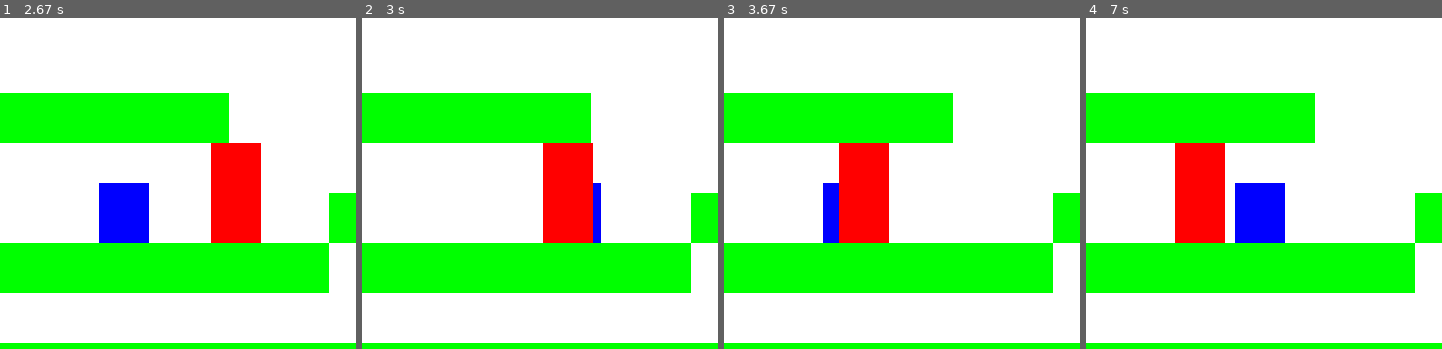
Above: before the commit, frames 1-4 (left to right).
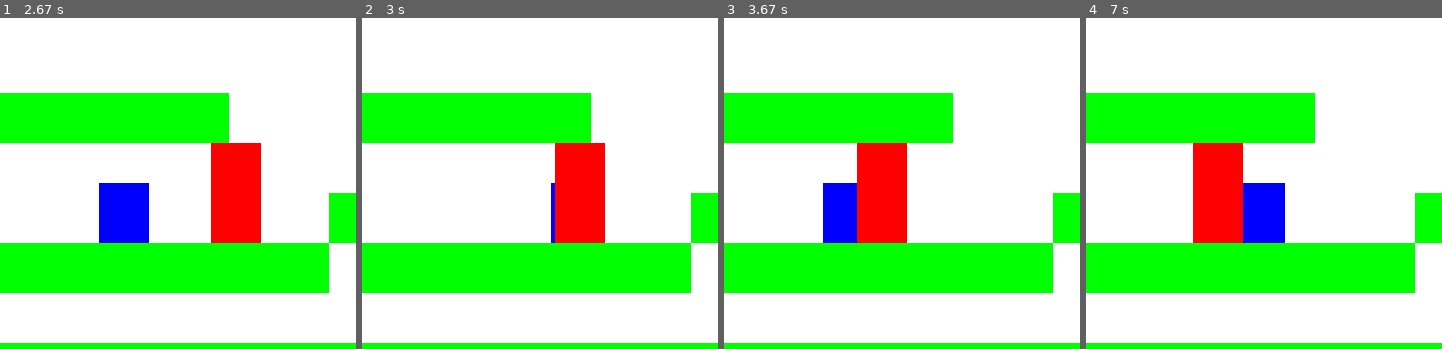
Above: after the commit, the same moments.

Repository: moses0315/PygameFunctions
Game: pygame game, started from 플랫포머_날아다니는적.py
Same seed, same stepped clock (60 frames per second), same inputs: the game is played once before the commit and once after it.
Inputs:
- Up to frame 1 (2.67 s): hold Right 0.33-0.8 s; hold Right 0.83-1.3 s; hold Left 1.33-1.87 s; hold Left 1.9-2.3 s; hold Right from 2.33 s (still down)
- Up to frame 2 (3 s): release Right at 2.97 s
- Up to frame 3 (3.67 s): hold Left 3-3.47 s; hold Right from 3.5 s (still down)
- Up to frame 4 (7 s): release Right at 3.97 s; hold Right 4-4.47 s; hold Left 4.5-5.03 s; hold Left 5.07-5.47 s; hold Right 5.5-6.13 s; hold Left 6.17-6.63 s; hold Right from 6.67 s (still down)
The pictures show only the part of the screen within x 4-54%, y 50-100%; the shares and areas given below are measured in that part.

Frame 1 is identical in both runs. In frame 2, 2.0% of the frame differs, in the area x 50-69%, y 37-68%; in frame 3, 3.1%, in the area x 32-52%, y 37-68%; in frame 4, 3.1%.

Commit message:
플랫포머_날아다니는적, 타일맵에디터 완성

Diff:
--- /dev/null
+++ b/타일맵에디터_#.py
@@ -0,0 +1,74 @@
+import pygame
+import tkinter as tk
+from tkinter import simpledialog
+
+# 초기화
+pygame.init()
+screen = pygame.display.set_mode((640, 480))
+clock = pygame.time.Clock()
+
+# 타일맵 크기 및 타일 크기
+TILE_SIZE = 32
+MAP_WIDTH, MAP_HEIGHT = 20, 15
+
+# 타일맵 초기화
+tile_map = [['.' for _ in range(MAP_WIDTH)] for _ in range(MAP_HEIGHT)]
+
+# 타일 이미지 로드
+wall_image = pygame.Surface((TILE_SIZE, TILE_SIZE))
+wall_image.fill((255, 0, 0))  # 빨간색 벽 타일
+floor_image = pygame.Surface((TILE_SIZE, TILE_SIZE))
+floor_image.fill((0, 255, 0))  # 초록색 바닥 타일
+
+def draw_tilemap(screen, tile_map):
+    for y, row in enumerate(tile_map):
+        for x, tile in enumerate(row):
+            if tile == '#':
+                screen.blit(wall_image, (x * TILE_SIZE, y * TILE_SIZE))
+            elif tile == '.':
+                screen.blit(floor_image, (x * TILE_SIZE, y * TILE_SIZE))
+
+def save_tilemap(tile_map):
+    root = tk.Tk()
+    root.withdraw()
+    file_path = simpledialog.askstring("Save Tilemap", "Enter file name:")
+    if file_path:
+        with open(file_path + ".txt", "w") as file:
+            file.write("[\n")
+            for row in tile_map:
+                file.write("    " + str(row) + ",\n")
+            file.write("]\n")
+    root.destroy()
+
+# 드래그 상태 변수
+dragging = False
+current_tile = '.'
+
+# 메인 루프
+running = True
+while running:
+    for event in pygame.event.get():
+        if event.type == pygame.QUIT:
+            running = False
+        elif event.type == pygame.MOUSEBUTTONDOWN:
+            dragging = True
+            x, y = event.pos
+            grid_x, grid_y = x // TILE_SIZE, y // TILE_SIZE
+            current_tile = '#' if tile_map[grid_y][grid_x] == '.' else '.'
+            tile_map[grid_y][grid_x] = current_tile
+        elif event.type == pygame.MOUSEBUTTONUP:
+            dragging = False
+        elif event.type == pygame.MOUSEMOTION and dragging:
+            x, y = event.pos
+            grid_x, grid_y = x // TILE_SIZE, y // TILE_SIZE
+            tile_map[grid_y][grid_x] = current_tile
+        elif event.type == pygame.KEYDOWN:
+            if event.key == pygame.K_s:
+                save_tilemap(tile_map)
+
+    screen.fill((0, 0, 0))
+    draw_tilemap(screen, tile_map)
+    pygame.display.flip()
+    clock.tick(60)
+
+pygame.quit()
--- a/타일맵에디터.py
+++ b/타일맵에디터_숫자.py
@@ -34,9 +34,15 @@
     file_path = simpledialog.askstring("Save Tilemap", "Enter file name:")
     if file_path:
         with open(file_path + ".txt", "w") as file:
+            file.write("[\n")
             for row in tile_map:
-                file.write("".join(map(str, row)) + "\n")
+                file.write("    " + str(row) + ",\n")
+            file.write("]\n")
     root.destroy()
+
+# 드래그 상태 변수
+dragging = False
+current_tile = 0
 
 # 메인 루프
 running = True
@@ -45,9 +51,17 @@
         if event.type == pygame.QUIT:
             running = False
         elif event.type == pygame.MOUSEBUTTONDOWN:
+            dragging = True
             x, y = event.pos
             grid_x, grid_y = x // TILE_SIZE, y // TILE_SIZE
-            tile_map[grid_y][grid_x] = 1 if tile_map[grid_y][grid_x] == 0 else 0
+            current_tile = 1 if tile_map[grid_y][grid_x] == 0 else 0
+            tile_map[grid_y][grid_x] = current_tile
+        elif event.type == pygame.MOUSEBUTTONUP:
+            dragging = False
+        elif event.type == pygame.MOUSEMOTION and dragging:
+            x, y = event.pos
+            grid_x, grid_y = x // TILE_SIZE, y // TILE_SIZE
+            tile_map[grid_y][grid_x] = current_tile
         elif event.type == pygame.KEYDOWN:
             if event.key == pygame.K_s:
                 save_tilemap(tile_map)
--- a/플랫포머_날아다니는적.py
+++ b/플랫포머_날아다니는적.py
@@ -21,6 +21,9 @@
 # FPS 설정
 clock = pygame.time.Clock()
 FPS = 60
+
+# 적과 플레이어 사이의 최소 거리 설정
+MIN_DISTANCE_TO_PLAYER = TILE_SIZE
 
 class TileMap:
     def __init__(self, tile_size, tile_map):
@@ -112,30 +115,36 @@
     def move(self, player):
         start = (int(self.rect.x // TILE_SIZE), int(self.rect.y // TILE_SIZE))
         goal = (int(player.rect.x // TILE_SIZE), int(player.rect.y // TILE_SIZE))
-        if not self.path or start != self.path[-1]:  # 경로가 없거나 목표 위치가 변경된 경우
-            self.path = self.astar(start, goal)
-
-        if self.path:
-            next_tile = self.path[0]
-            target_x = next_tile[0] * TILE_SIZE
-            target_y = next_tile[1] * TILE_SIZE
-
-            # 수평 이동
-            if self.rect.x < target_x:
-                self.rect.x += self.speed
-            elif self.rect.x > target_x:
-                self.rect.x -= self.speed
-
-            # 수직 이동
-            if self.rect.y < target_y:
-                self.rect.y += self.speed
-            elif self.rect.y > target_y:
-                self.rect.y -= self.speed
-
-            # 경로를 따라 이동 중에 목표 타일에 도달한 경우 경로 업데이트
-            if abs(self.rect.x - target_x) < self.speed and abs(self.rect.y - target_y) < self.speed:
-                self.rect.x, self.rect.y = target_x, target_y
-                self.path.pop(0)  # 경로의 첫 번째 타일 제거
+
+        # 적이 플레이어와의 최소 거리를 유지하도록 체크
+        if self.get_distance_to_player(player) > MIN_DISTANCE_TO_PLAYER:
+            if not self.path or start != self.path[-1]:  # 경로가 없거나 목표 위치가 변경된 경우
+                self.path = self.astar(start, goal)
+
+            if self.path:
+                next_tile = self.path[0]
+                target_x = next_tile[0] * TILE_SIZE
+                target_y = next_tile[1] * TILE_SIZE
+
+                # 수평 이동
+                if self.rect.x < target_x:
+                    self.rect.x += self.speed
+                elif self.rect.x > target_x:
+                    self.rect.x -= self.speed
+
+                # 수직 이동
+                if self.rect.y < target_y:
+                    self.rect.y += self.speed
+                elif self.rect.y > target_y:
+                    self.rect.y -= self.speed
+
+                # 경로를 따라 이동 중에 목표 타일에 도달한 경우 경로 업데이트
+                if abs(self.rect.x - target_x) < self.speed and abs(self.rect.y - target_y) < self.speed:
+                    self.rect.x, self.rect.y = target_x, target_y
+                    self.path.pop(0)  # 경로의 첫 번째 타일 제거
+
+    def get_distance_to_player(self, player):
+        return ((self.rect.centerx - player.rect.centerx) ** 2 + (self.rect.centery - player.rect.centery) ** 2) ** 0.5
 
     def astar(self, start, goal):
         open_list = []
